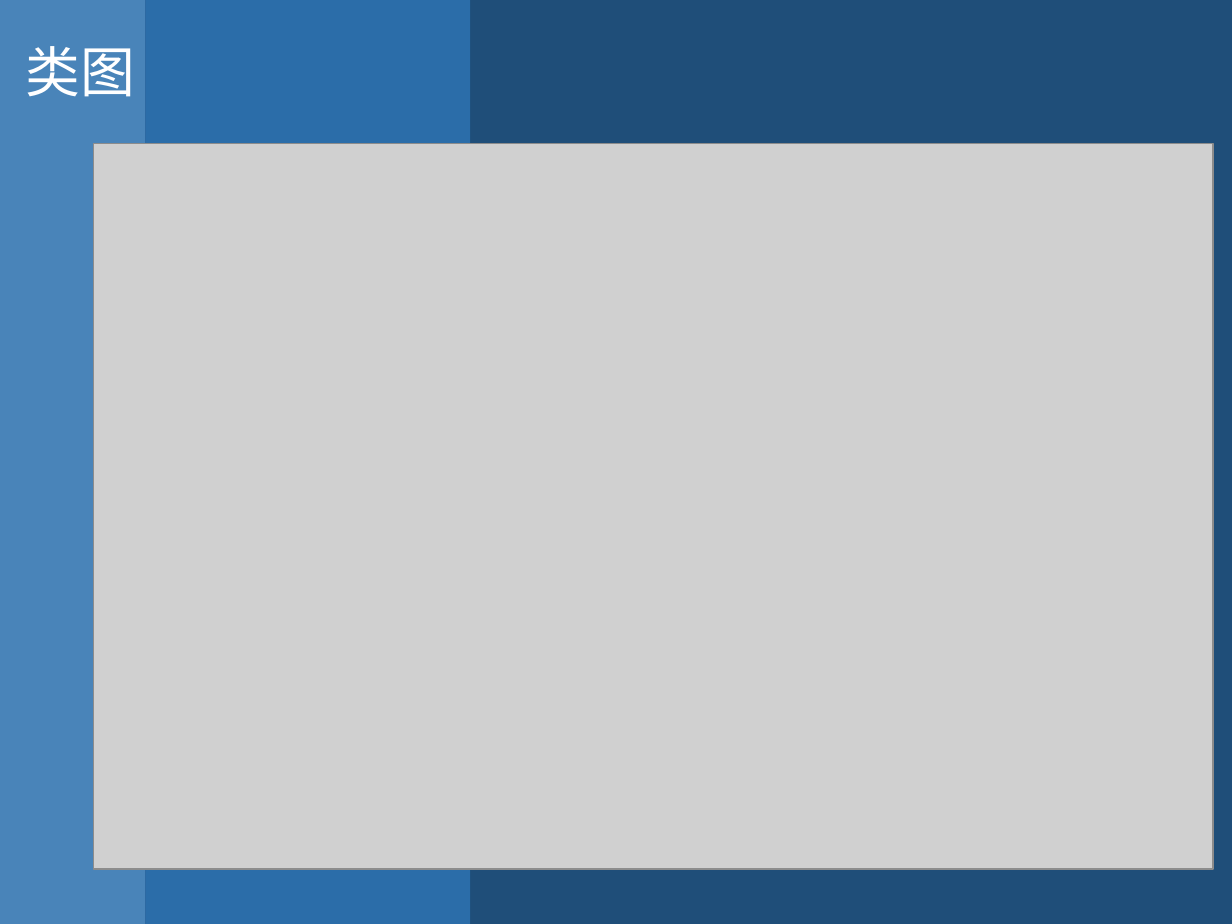
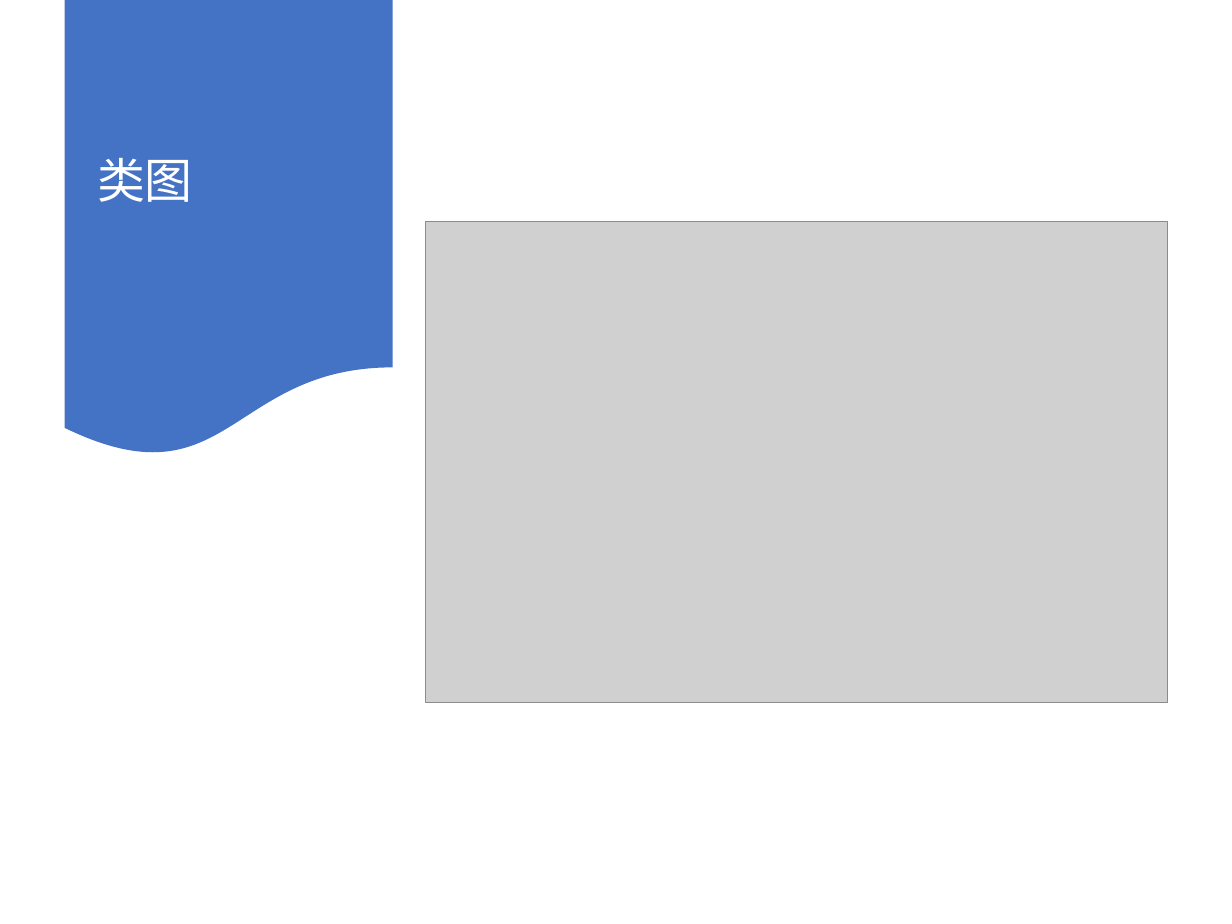
Before and after one commit to PatrickZad/AISRED, a slide deck: slide 16 of TEAM演示.pptx. Drawn at 1232x924 pixels with LibreOffice and Linux fonts; fonts in the diff are those of the drawing; grey boxes stand for pictures. Boxes give left, top, right and bottom in pixels: in the first picture for what was removed or moved away, otherwise in the second. Text is boxed around its words. In the diff, an @@ line names an element or a change of style, - is before the commit and + after.

```diff
--- a/TEAM演示.pptx
+++ b/TEAM演示.pptx
@@ background #1F4E79 to #FFFFFF @@
@@ rectangle removed at (0, 0, 145, 924) @@
@@ flow chart document added at (64, 0, 392, 458), fill #4472C4 @@
@@ text "类图": place and size @@
-text "类图" at (26, 46, 136, 97)
+text "类图" at (97, 158, 193, 202)
@@ text "类图" at (97, 158, 193, 202): size 32 to 28 pt; line spacing 1 to 0.9; more space between paragraphs; vertical alignment top to middle @@
@@ rectangle removed at (145, 0, 471, 924) @@
@@ picture: place and size @@
-picture at (94, 143, 1212, 869)
+picture at (425, 222, 1168, 702)
```
Also in this commit, not shown: 8 other slides changed, 2 slides added, 2 slides removed.
